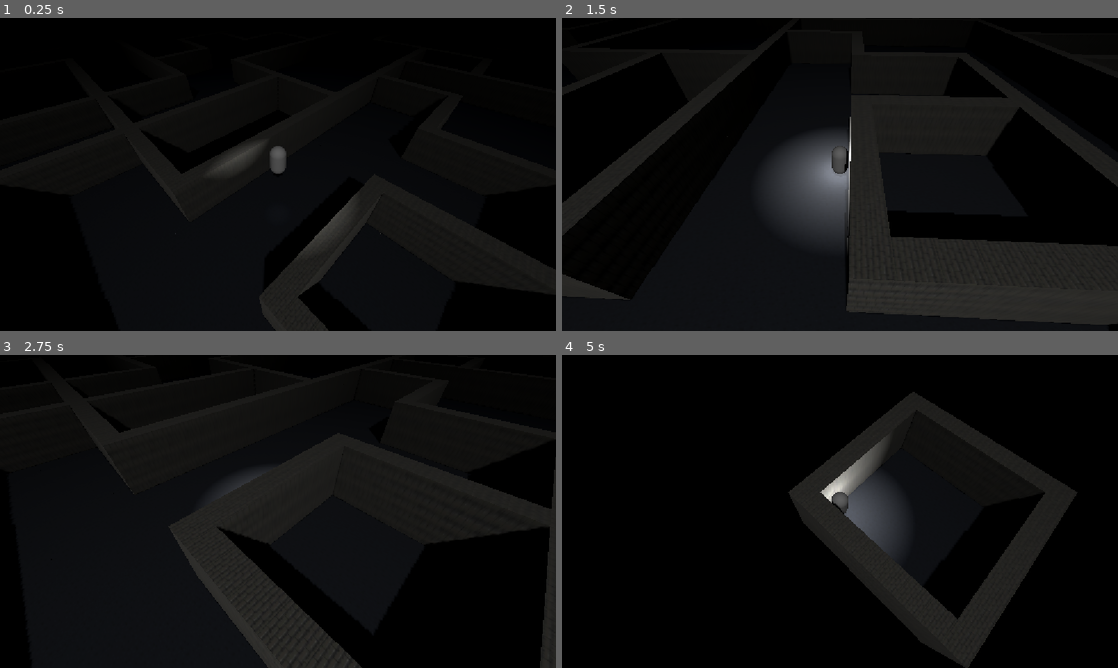
Above: before the commit, frames 1-4 (two rows, left to right).
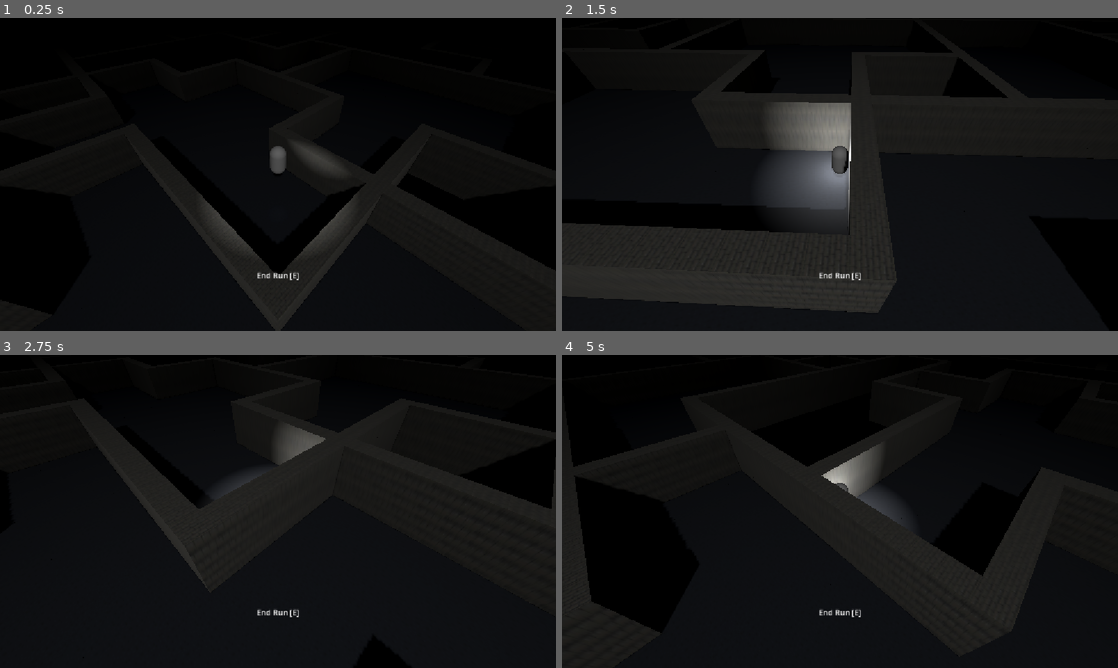
Above: after the commit, the same moments.

Repository: TotsllyRandom/Arc-Knights
Game: Godot game, scene res://Scenes/main.tscn
The game is run twice, just before and just after one commit, with the same random seed, the same clock (stepped at 60 frames per second) and the same inputs. Before the commit the project starts from res://Scenes/dungeon.tscn.
Inputs (mouse positions are in pixels of both pictures, inside the frame that each line leads up to):
- Up to frame 1 (0.25 s): no input
- Up to frame 2 (1.5 s): tap Enter at 0.5 s; move the mouse to (962, 158) at 0.52 s; hold D (Player_Move_Right) 0.53-1.28 s; tap Down (Player_Camera_Down) at 0.6 s; click (962, 158) at 0.67 s; tap Space (Player_Jump) at 0.77 s; move the mouse to (728, 190) at 1.27 s; hold S (Player_Move_Down) from 1.28 s (still down); tap Left (Player_Camera_Left) at 1.35 s; click (728, 190) at 1.42 s
- Up to frame 3 (2.75 s): tap Space (Player_Jump) at 1.52 s; move the mouse to (333, 442) at 2.02 s; release S (Player_Move_Down) at 2.03 s; hold D (Player_Move_Right) from 2.03 s (still down); tap Right (Player_Camera_Right) at 2.1 s; click (333, 442) at 2.17 s
- Up to frame 4 (5 s): move the mouse to (812, 574) at 2.77 s; release D (Player_Move_Right) at 2.78 s; hold W (Player_Move_Up) 2.78-3.53 s; tap Up (Player_Camera_Up) at 2.85 s; click (812, 574) at 2.92 s; tap Space (Player_Jump) at 3.02, 3.77, 4.52 s; move the mouse to (1006, 558) at 3.52 s; hold A (Player_Move_Left) from 3.53 s (still down); tap Alt at 3.6 s; click (1006, 558) at 3.67 s; tap P (Reset) at 4.15 s; move the mouse to (673, 464) at 4.27 s; tap Shift at 4.35 s; click (673, 464) at 4.42 s

The runs differ from the first frame. In frame 1, 2.8% of the frame differs, in the area x 29-100%, y 38-100%; in frame 2, 21%, in the area x 0-100%, y 22-98%; in frame 3, 5.7%; in frame 4, 11%.

Commit message:
Starting on exit boss room

Diff:
--- a/Scenes/dungeon.tscn
+++ b/Scenes/dungeon.tscn
@@ -2,6 +2,7 @@
 
 [ext_resource type="Script" uid="uid://bc86nw50w8xv4" path="res://Scripts/dungeon.gd" id="1_oavya"]
 [ext_resource type="PackedScene" uid="uid://mpu4r0vb0drw" path="res://Scenes/Player.tscn" id="2_dakn4"]
+[ext_resource type="PackedScene" uid="uid://brjeo3f4ce8rx" path="res://Scenes/interact_text.tscn" id="3_lt7kh"]
 
 [sub_resource type="Environment" id="Environment_cjkyl"]
 background_mode = 1
@@ -16,6 +17,17 @@
 
 [node name="Dungeon" type="Node3D" unique_id=1328486359]
 script = ExtResource("1_oavya")
+
+[node name="InteractText" parent="." unique_id=103423425 instance=ExtResource("3_lt7kh")]
+offset_left = -1198.0
+offset_top = -1449.0
+offset_right = -1099.0
+offset_bottom = -1322.0
+text = "End Run - [E]
+
+
+
+"
 
 [node name="Player" parent="." unique_id=201644643 instance=ExtResource("2_dakn4")]
 
--- /dev/null
+++ b/Scenes/interact_text.tscn
@@ -0,0 +1,21 @@
+[gd_scene format=3 uid="uid://brjeo3f4ce8rx"]
+
+[node name="InteractText" type="CanvasLayer" unique_id=590617456]
+
+[node name="Label" type="Label" parent="." unique_id=2056289734]
+anchors_preset = 7
+anchor_left = 0.5
+anchor_top = 1.0
+anchor_right = 0.5
+anchor_bottom = 1.0
+offset_left = -44.0
+offset_top = -127.0
+offset_right = 44.0
+grow_horizontal = 2
+grow_vertical = 0
+text = "End Run [E]
+
+
+
+"
+horizontal_alignment = 1
--- /dev/null
+++ b/Scenes/loading_screen.tscn
@@ -0,0 +1,40 @@
+[gd_scene format=3 uid="uid://dawvsb2xl2ife"]
+
+[ext_resource type="Script" uid="uid://b7oebwd4y3nxd" path="res://loading_screen.gd" id="1_oobaa"]
+
+[node name="Loading Screen" type="Panel" unique_id=1131154571]
+anchors_preset = 15
+anchor_right = 1.0
+anchor_bottom = 1.0
+grow_horizontal = 2
+grow_vertical = 2
+script = ExtResource("1_oobaa")
+
+[node name="ColorRect" type="ColorRect" parent="." unique_id=352008158]
+layout_mode = 1
+anchors_preset = 15
+anchor_right = 1.0
+anchor_bottom = 1.0
+grow_horizontal = 2
+grow_vertical = 2
+color = Color(0.40832946, 0.40832946, 0.40832946, 1)
+
+[node name="ProgressBarTop" type="ProgressBar" parent="." unique_id=413817376]
+layout_mode = 1
+anchors_preset = 10
+anchor_right = 1.0
+offset_bottom = 27.0
+grow_horizontal = 2
+show_percentage = false
+
+[node name="ProgressBarBottom" type="ProgressBar" parent="." unique_id=1275577186]
+layout_mode = 1
+anchors_preset = 12
+anchor_top = 1.0
+anchor_right = 1.0
+anchor_bottom = 1.0
+offset_top = -27.0
+grow_horizontal = 2
+grow_vertical = 0
+fill_mode = 1
+show_percentage = false
--- /dev/null
+++ b/Scenes/main.tscn
@@ -0,0 +1,6 @@
+[gd_scene format=3 uid="uid://dw1noq4ddjugc"]
+
+[ext_resource type="Script" uid="uid://dbn81dk1g8qhl" path="res://StartGameLoop.gd" id="1_jjgbg"]
+
+[node name="Main" type="Node" unique_id=1859692433]
+script = ExtResource("1_jjgbg")
--- a/Scripts/bullet.gd
+++ b/Scripts/bullet.gd
@@ -3,10 +3,14 @@
 @export var speed: float = 20.0
 var direction: Vector3 = Vector3.ZERO
 
-func _ready() -> void:
-	if direction == Vector3.ZERO:
-		direction = -global_transform.basis.z.normalized()
-		global_position += direction * 2
+@export var target : Vector3:
+	set(new):
+		target = new
+		look_at(target, Vector3.UP)
+		if direction == Vector3.ZERO:
+			direction = -global_transform.basis.z.normalized()
+			global_position += direction * 3
+
 
 func _physics_process(delta: float) -> void:
 	# If a custom direction wasn't assigned, default to its own local forward (-Z)
--- a/Scripts/dungeon.gd
+++ b/Scripts/dungeon.gd
@@ -1,13 +1,14 @@
 extends Node3D
 
-var tile_scene = preload("res://Scenes/tile.tscn")
-var wall_scene = preload("res://Scenes/wall.tscn")
+var tile_scene = load("res://Scenes/tile.tscn")
+var wall_scene = load("res://Scenes/wall.tscn")
 
 var tilemap = []
 var sects = []
 
 var max_room := 7
 var max_strand := 20
+var biggest_strand := 0
 
 var room_data = []
 
@@ -16,7 +17,8 @@
 					"pos":Vector2i(0,0),
 					"made":false,
 					"room":-1,
-					"strand":0
+					"strand":0,
+					"type":"room"
 				}
 
 var base_room = {
@@ -45,7 +47,7 @@
 
 func _process(delta: float) -> void:
 	if Input.is_action_just_pressed("Reset"):
-		make_tile_map()
+		SceneLoader.load_level("res://Scenes/dungeon.tscn")
 
 func build_tiles():
 	for y in range(len(tilemap)):
@@ -59,6 +61,9 @@
 			elif tilemap[y][x] == "D":
 				new_tile = wall_scene.instantiate()
 				new_tile.type = "door"
+			elif tilemap[y][x] == "E":
+				new_tile = tile_scene.instantiate()
+
 			else:
 				new_tile = tile_scene.instantiate()
 			new_tile.position = Vector3(
@@ -90,7 +95,16 @@
 		for sect in sects:
 			if sect["strand"] == current_sect:
 				make_sect(sect["pos"])
+				biggest_strand = current_sect
 		current_sect += 1
+
+	var rand = []
+	for sect in sects:
+		if sect["strand"] == biggest_strand && sect["type"] == "room":
+			rand.append(sect["pos"])
+
+
+	sects[get_sect(rand[randi_range(0,len(rand)-1)])]["type"] = "exit"
 
 	for sect in range(len(sects)):
 		var new_doors = [0,0,0,0,]
@@ -114,6 +128,7 @@
 	tilemap = RoomMaker.make_empty_map(sects)
 	for sect in sects:
 		tilemap = RoomMaker.append_sect(sect, tilemap)
+
 	build_tiles()
 
 	var origin_start_x = (-RoomMaker.min_pos.x) * (RoomMaker.sect_size + 1)
@@ -138,6 +153,7 @@
 		var app = base_sect.duplicate(true)
 		app["room"] = len(room_data)
 		room_data.append(1)
+		app["type"] = "enter"
 		app["strand"] = 1
 		sects.append(app)
 	var sect = sects[sect_num]
--- a/Scripts/globals/RoomMaker.gd
+++ b/Scripts/globals/RoomMaker.gd
@@ -26,10 +26,15 @@
 
 	for y in range(sect_size + 2):
 		for x in range(sect_size + 2):
+
+
 			var target_y = starting_pos.y + y
 			var target_x = starting_pos.x + x
 
-			tilemap[target_y][target_x] = "H"
+			if sect["type"] == "exit":
+				tilemap[target_y][target_x] = "E"
+			else:
+				tilemap[target_y][target_x] = "H"
 
 			if x == 0 && sect["doors"][0] != 0:
 				if tilemap[target_y][target_x] != "W":
--- /dev/null
+++ b/Scripts/globals/SceneLoader.gd
@@ -0,0 +1,56 @@
+
+extends Node
+
+var loading_screen = preload("res://Scenes/loading_screen.tscn")
+
+func load_level(path: String) -> void:
+	var screen = loading_screen.instantiate()
+	get_tree().root.add_child(screen)
+
+	screen.set_progress(0.0)
+
+	# Give Godot time to display the loading screen
+	await RenderingServer.frame_post_draw
+
+	var error = ResourceLoader.load_threaded_request(path)
+
+	if error != OK:
+		screen.queue_free()
+		push_error("Failed to start loading: " + path)
+		return
+
+	var progress = []
+
+	while true:
+		var status = ResourceLoader.load_threaded_get_status(
+			path, progress
+		)
+
+		if progress.size() > 0:
+			screen.set_progress(progress[0] * 100.0)
+
+		if status == ResourceLoader.THREAD_LOAD_LOADED:
+			break
+
+		if status == ResourceLoader.THREAD_LOAD_FAILED:
+			screen.queue_free()
+			push_error("Failed to load: " + path)
+			return
+
+		await get_tree().process_frame
+
+	# Finish the progress bar
+	screen.set_progress(100.0)
+
+	var packed_scene = ResourceLoader.load_threaded_get(path)
+	var new_scene = packed_scene.instantiate()
+
+	# Replace the old scene
+	var old_scene = get_tree().current_scene
+	get_tree().root.add_child(new_scene)
+	get_tree().current_scene = new_scene
+
+	if old_scene:
+		old_scene.queue_free()
+
+	screen.queue_free()
--- a/Scripts/player.gd
+++ b/Scripts/player.gd
@@ -57,10 +57,29 @@
 
 	move_and_slide()
 
+
 	if Input.is_mouse_button_pressed(MOUSE_BUTTON_LEFT) && gun_cd == 0.0:
+		var cam = $RotateCamera/Hold/Camera3D
+		var mousepos = get_viewport().get_mouse_position()
+
+		var origin = cam.project_ray_origin(mousepos)
+		var end = origin + cam.project_ray_normal(mousepos) * 1000
+
+		var query = PhysicsRayQueryParameters3D.create(origin, end)
+		query.collide_with_areas = true
+		query.collide_with_bodies = true
+		query.exclude = [get_rid()]
+
+		var result = get_world_3d().direct_space_state.intersect_ray(query)
+
+		var target = end
+		if result:
+			target = result.position
+
 		var b = bullet.instantiate()
-		b.rotation = rotation
-		b.position = position
-		b.position.y += 1
+		get_tree().current_scene.add_child(b)
+
+		b.global_position = global_position + Vector3.UP
+		b.target = target
+
 		gun_cd = 1.0
-		$"..".add_child(b)
--- /dev/null
+++ b/StartGameLoop.gd
@@ -0,0 +1,4 @@
+extends Node
+
+func _ready() -> void:
+	SceneLoader.load_level("res://Scenes/dungeon.tscn")
--- /dev/null
+++ b/control.gd
@@ -0,0 +1,12 @@
+extends Label
+
+@onready var plr = $"../Player"
+
+# Called when the node enters the scene tree for the first time.
+func _ready() -> void:
+	pass # Replace with function body.
+
+
+# Called every frame. 'delta' is the elapsed time since the previous frame.
+func _process(delta: float) -> void:
+	text = str(get_global_mouse_position()) + str((plr.global_position))
--- /dev/null
+++ b/loading_screen.gd
@@ -0,0 +1,14 @@
+extends Control
+
+var progress: float = 0.0
+var maxval: float = 100.0
+
+func _ready() -> void:
+	$ProgressBarTop.max_value = maxval
+	$ProgressBarBottom.max_value = maxval
+	set_progress(0.0)
+
+func set_progress(i: float) -> void:
+	progress = clampf(i, 0.0, maxval)
+	$ProgressBarTop.value = progress
+	$ProgressBarBottom.value = progress
--- a/project.godot
+++ b/project.godot
@@ -11,13 +11,14 @@
 [application]
 
 config/name="ArcKnights"
-run/main_scene="uid://bo666o33iy8v0"
+run/main_scene="uid://dw1noq4ddjugc"
 config/features=PackedStringArray("4.7", "GL Compatibility")
 config/icon="res://icon.svg"
 
 [autoload]
 
 RoomMaker="*uid://ba1eqp0inakg6"
+SceneLoader="*uid://b1ronptwhtfd1"
 
 [display]
 
Not shown, added: Scripts/globals/SceneLoader.gd.uid
Not shown, added: StartGameLoop.gd.uid
Not shown, added: control.gd.uid
Not shown, added: loading_screen.gd.uid
